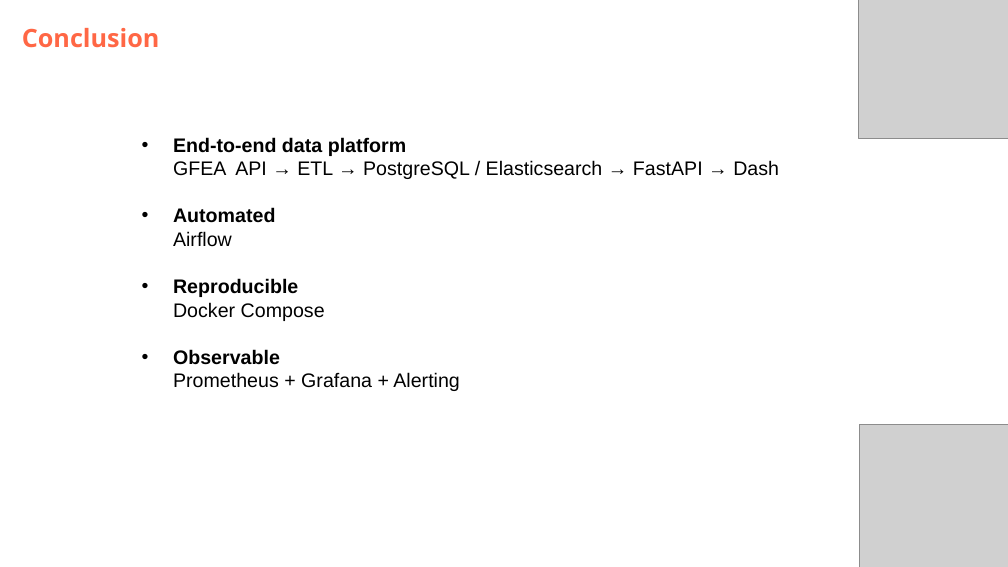
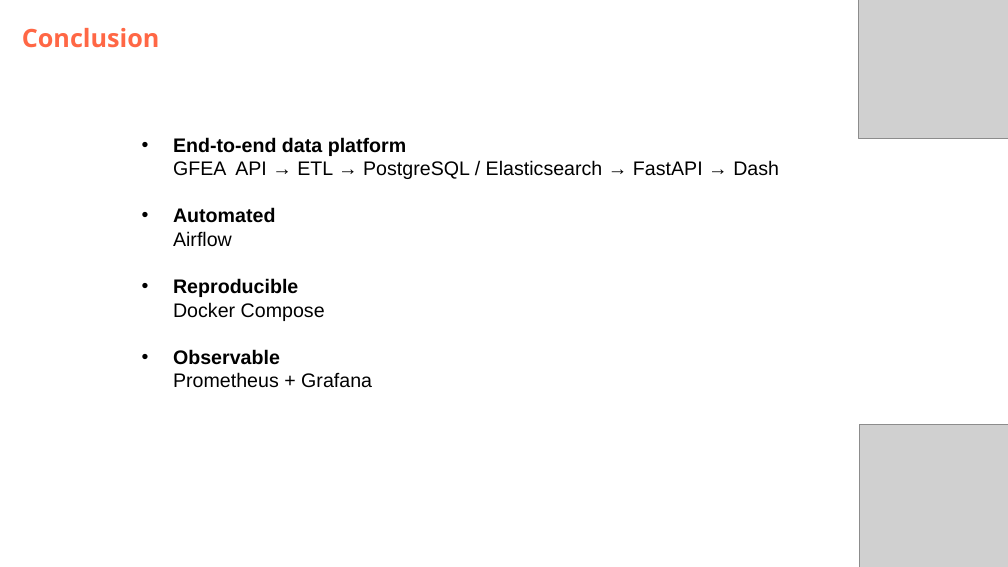
Before and after one commit to DataScientest-Studio/jun26bde-job-market, a slide deck: slide 11 of docs/defence/Defence.pptx. Drawn at 1008x567 pixels with LibreOffice and Linux fonts; fonts in the diff are those of the drawing; grey boxes stand for pictures; background and template pictures are left out. Boxes give left, top, right and bottom in pixels: in the first picture for what was removed or moved away, otherwise in the second. Text is boxed around its words. In the diff, an @@ line names an element or a change of style, - is before the commit and + after.

```diff
--- a/docs/defence/Defence.pptx
+++ b/docs/defence/Defence.pptx
@@ text at (173, 349, 372, 388): text changed @@
-• Observable
-  Prometheus + Grafana + Alerting
+• Observable
+  Prometheus + Grafana
```
Also in this commit, not shown: 2 other slides changed, 1 slide added, 1 slide removed, 4 other files.
